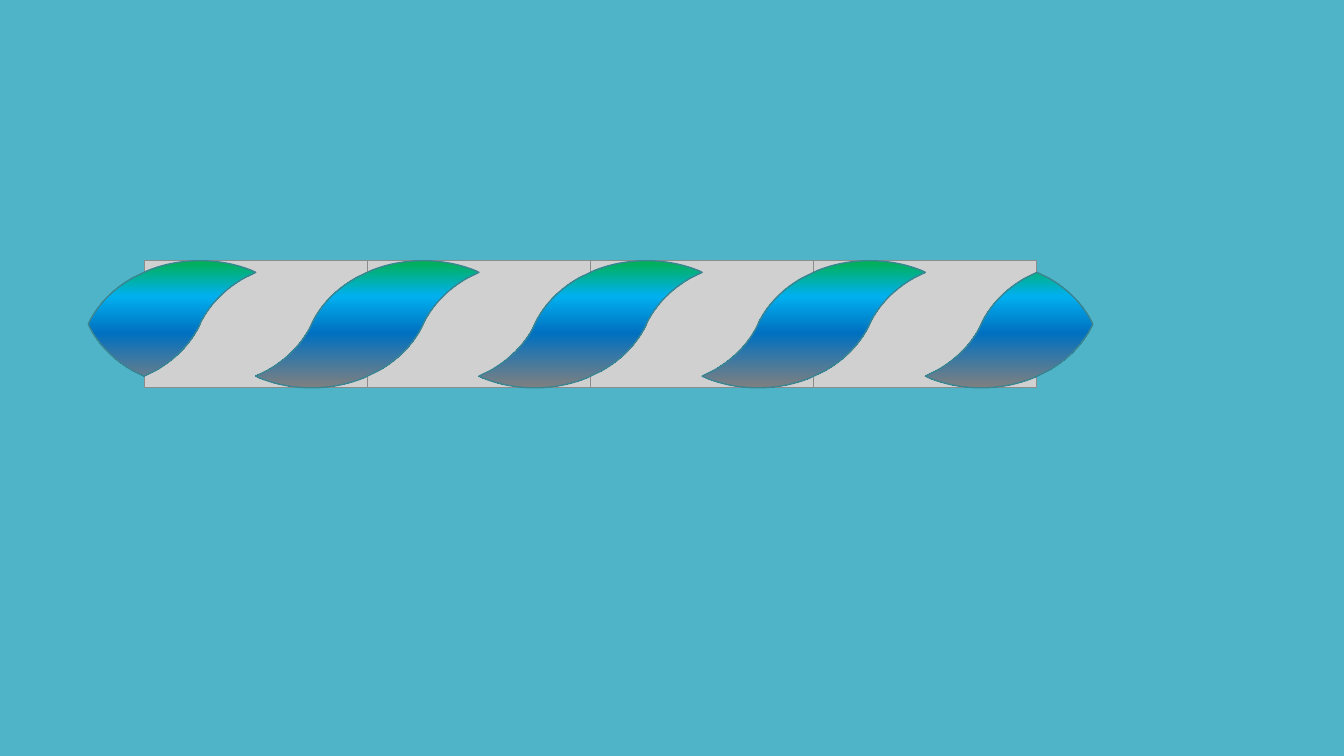
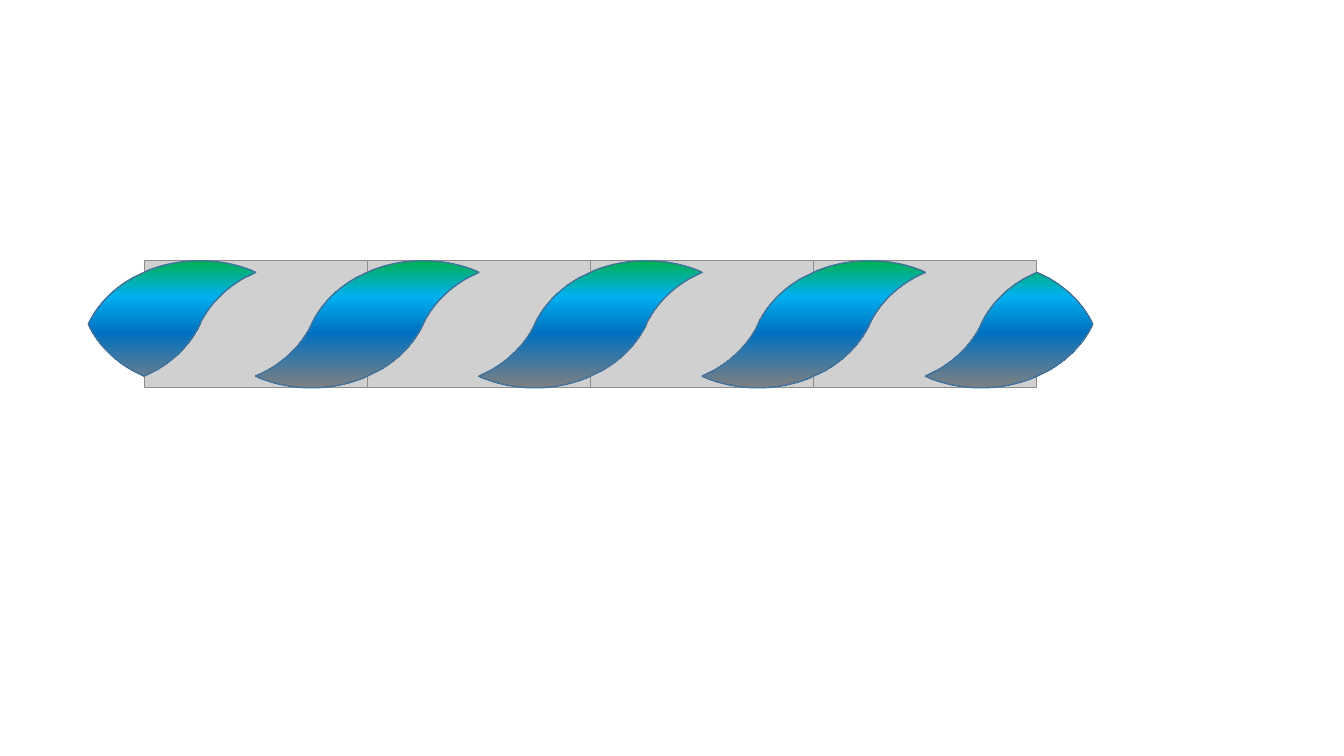
Before and after one commit to W7297911/test, a slide deck: slide 2 of wenjian/图形模板.pptx. Drawn at 1344x756 pixels with LibreOffice and Linux fonts; fonts in the diff are those of the drawing; grey boxes stand for pictures. Boxes give left, top, right and bottom in pixels: in the first picture for what was removed or moved away, otherwise in the second. Text is boxed around its words. In the diff, an @@ line names an element or a change of style, - is before the commit and + after.

```diff
--- a/wenjian/图形模板.pptx
+++ b/wenjian/图形模板.pptx
@@ background #50B4C8 to #FFFFFF @@
@@ freeform shape at [89,261,1093,388]: outline #3B8594 1 pt to #43739E 1 pt @@
```
Also in this commit, not shown: 1 slide added, 1 slide removed.
